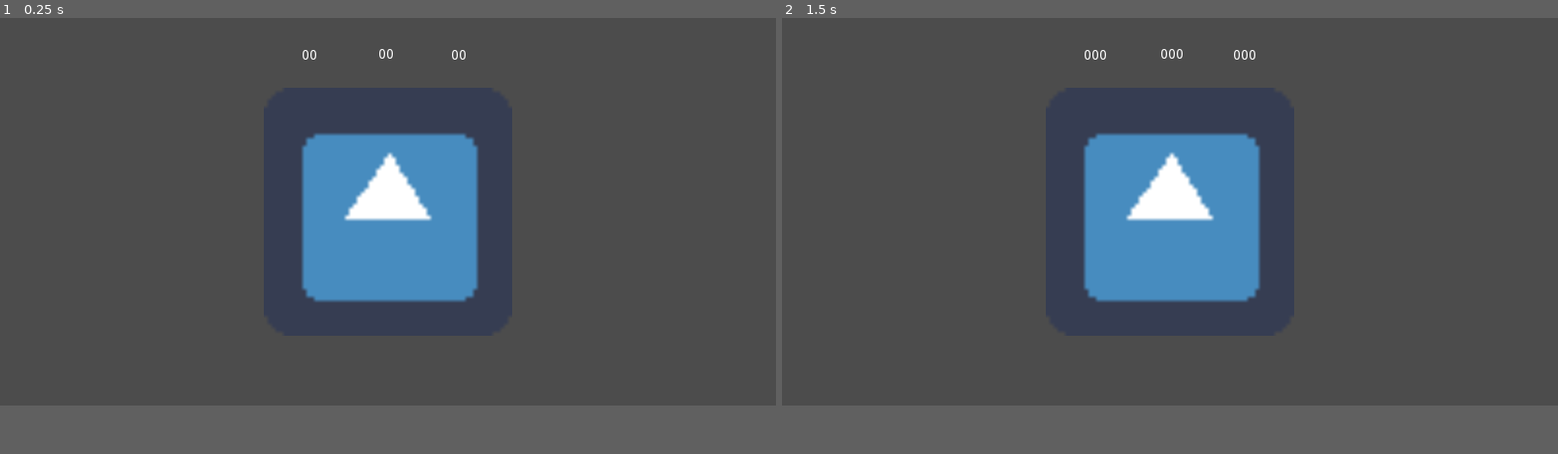
Above: before the commit, frames 1-2 (left to right).
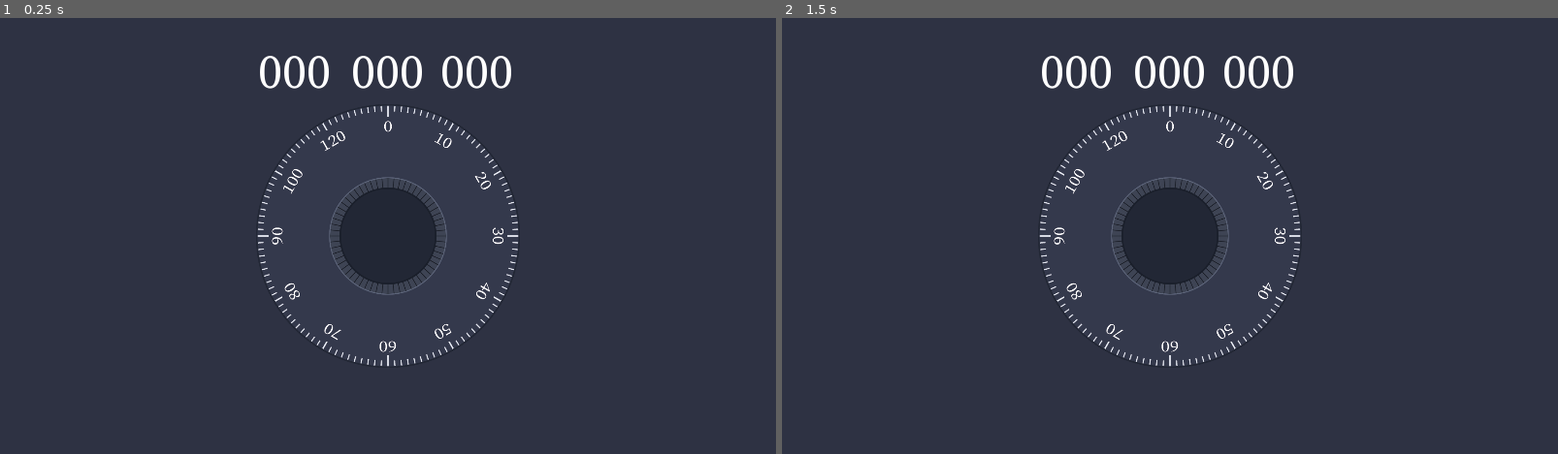
Above: after the commit, the same moments.

Repository: williamPropp/Safe-Breakers
Game: Godot game, scene res://safe_dial.tscn
Two runs of this game, one before a commit and one after it. Both use one fixed random seed, a clock stepped at 60 frames per second and the inputs below. The engine's default icon, where the game draws it, is replaced by a stand-in: a white triangle on a blue panel in a dark square.
Inputs (mouse positions are in pixels of both pictures, inside the frame that each line leads up to):
- Up to frame 1 (0.25 s): no input
- Up to frame 2 (1.5 s): tap Enter at 0.5 s; move the mouse to (1340, 192) at 0.52 s; click (1340, 192) at 0.6 s; tap Space at 1.25 s; move the mouse to (1014, 231) at 1.27 s; click (1014, 231) at 1.35 s
In our replay, the window is 800x400 before the commit and 800x450 after it. These sizes can differ from the game's own. Grey fills any space a smaller window leaves; there, only what the larger window draws over its background counts as a difference.

The runs differ from the first frame. In frame 1, 79% of the frame differs, in the area x 0-100%, y 0-89%; in frame 2, 79%.

Commit message:
added dial sprite and added fonts + colorRect bg

Diff:
--- a/project.godot
+++ b/project.godot
@@ -16,8 +16,8 @@
 
 [display]
 
-window/size/width=800
-window/size/height=400
+window/size/width=1280
+window/size/height=720
 window/stretch/mode="2d"
 window/stretch/aspect="keep_width"
 
--- a/safe_dial.tscn
+++ b/safe_dial.tscn
@@ -1,33 +1,54 @@
-[gd_scene load_steps=3 format=2]
+[gd_scene load_steps=6 format=2]
 
-[ext_resource path="res://icon.png" type="Texture" id=1]
+[ext_resource path="res://fonts/SourceSerifPro-Regular.ttf" type="DynamicFontData" id=1]
 [ext_resource path="res://dial.gd" type="Script" id=2]
+[ext_resource path="res://assets/Dial1_5.png" type="Texture" id=3]
+
+[sub_resource type="DynamicFont" id=1]
+size = 80
+font_data = ExtResource( 1 )
+
+[sub_resource type="Theme" id=2]
+default_font = SubResource( 1 )
 
 [node name="Node2D" type="Node2D"]
 
+[node name="bg" type="ColorRect" parent="."]
+margin_left = -15.0
+margin_top = -15.0
+margin_right = 1297.0
+margin_bottom = 741.0
+color = Color( 0.180392, 0.196078, 0.262745, 1 )
+
 [node name="dial" type="Sprite" parent="."]
-position = Vector2( 400, 200 )
-scale = Vector2( 4, 4 )
-texture = ExtResource( 1 )
+position = Vector2( 640, 360 )
+scale = Vector2( 0.7, 0.7 )
+texture = ExtResource( 3 )
 script = ExtResource( 2 )
 
 [node name="combo_term1" type="RichTextLabel" parent="."]
-margin_left = 311.0
-margin_top = 32.0
-margin_right = 351.0
-margin_bottom = 72.0
-text = "00"
+margin_left = 425.0
+margin_top = 42.0
+margin_right = 574.0
+margin_bottom = 155.0
+theme = SubResource( 2 )
+tab_size = 7
+text = "000"
 
 [node name="combo_term2" type="RichTextLabel" parent="."]
-margin_left = 390.0
-margin_top = 31.0
-margin_right = 430.0
-margin_bottom = 71.0
-text = "00"
+margin_left = 580.0
+margin_top = 42.0
+margin_right = 729.0
+margin_bottom = 155.0
+theme = SubResource( 2 )
+tab_size = 7
+text = "000"
 
 [node name="combo_term3" type="RichTextLabel" parent="."]
-margin_left = 465.0
-margin_top = 32.0
-margin_right = 505.0
-margin_bottom = 72.0
-text = "00"
+margin_left = 727.0
+margin_top = 42.0
+margin_right = 876.0
+margin_bottom = 155.0
+theme = SubResource( 2 )
+tab_size = 7
+text = "000"
Binary file added: assets/Dial1_4.png
Not shown, added: assets/Dial1_4.png.import
Binary file added: assets/Dial1_5.png
Not shown, added: assets/Dial1_5.png.import
Binary file added: fonts/SourceSerifPro-Regular.ttf
